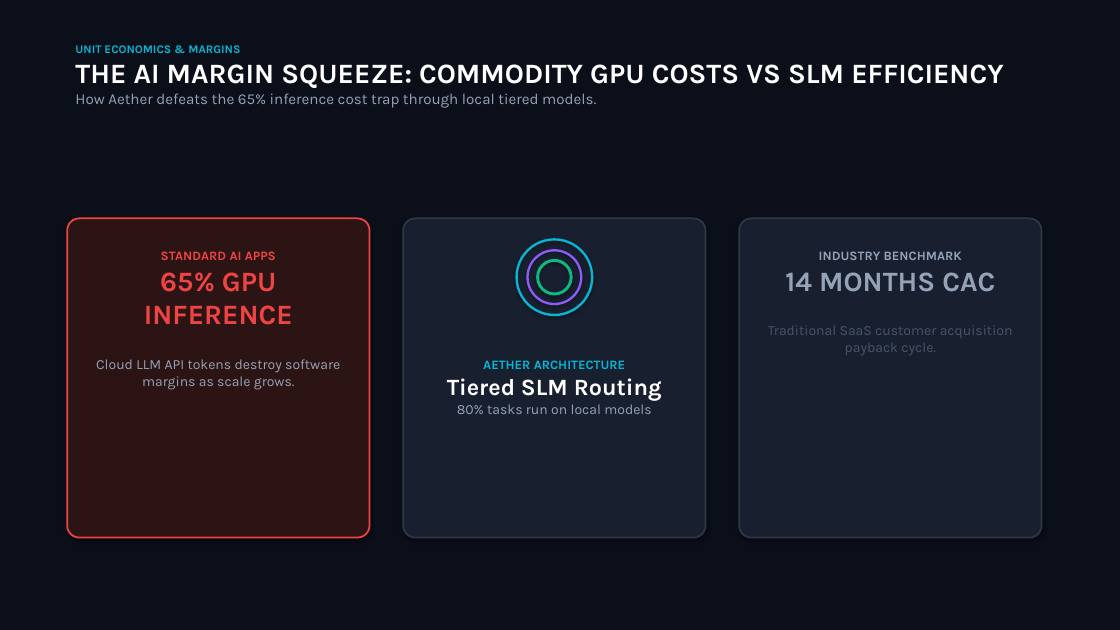
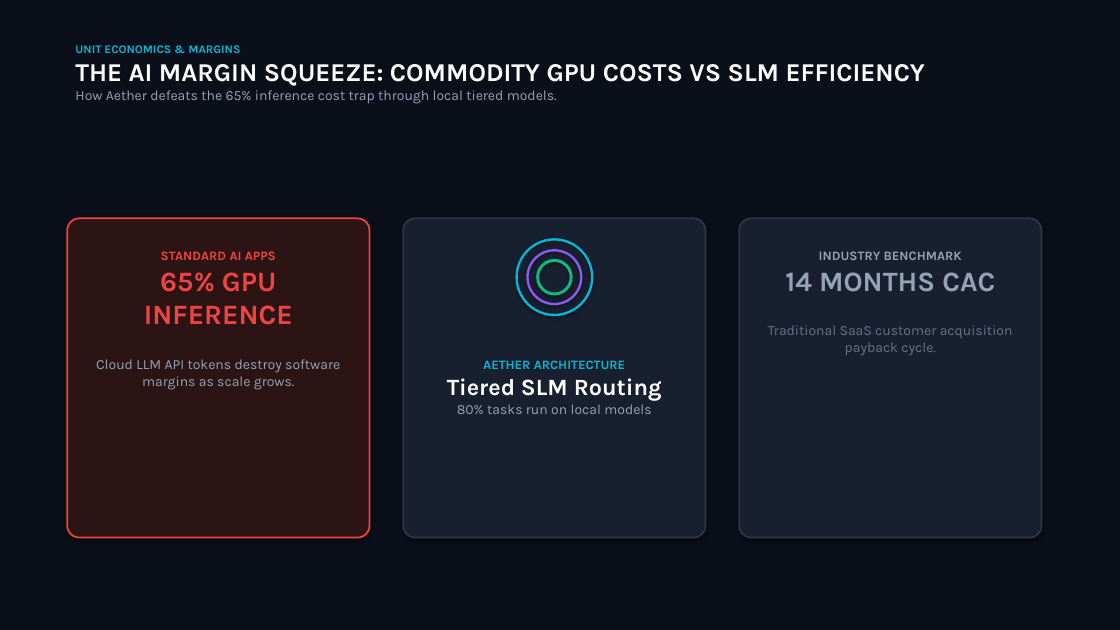
Before and after one commit to togcoder/skill-for-pptx, a slide deck: slide 7 of experiments/T081-20261105-antigravity-script-writer/artifacts/aether-series-a-pitch-deck.pptx. Drawn at 1120x630 pixels with LibreOffice and Linux fonts; fonts in the diff are those of the drawing. Boxes give left, top, right and bottom in pixels: in the first picture for what was removed or moved away, otherwise in the second. Text is boxed around its words. In the diff, an @@ line names an element or a change of style, - is before the commit and + after.

```diff
--- a/experiments/T081-20261105-antigravity-script-writer/artifacts/aether-series-a-pitch-deck.pptx
+++ b/experiments/T081-20261105-antigravity-script-writer/artifacts/aether-series-a-pitch-deck.pptx
@@ text at box(75, 64, 925, 104): size 24 to 22 pt in "THE AI MARGIN SQUEEZE: COMMODITY GPU COSTS ..."; size 13 to 12 pt in "How Aether defeats the 65% inference cost ..." @@
@@ text at box(768, 325, 1013, 355): text colour #475569 to #64748B in "Traditional SaaS customer acquisition payback cycle." @@
```
Also in this commit, not shown: 8 other slides changed, 1 other file.
